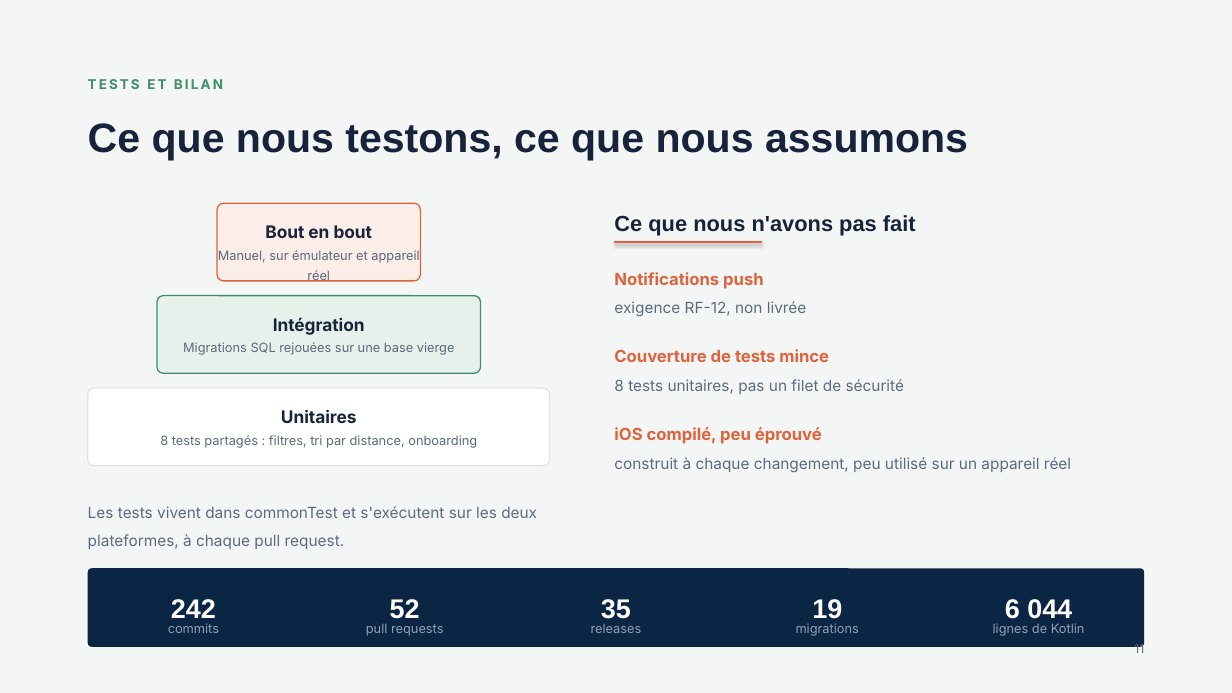
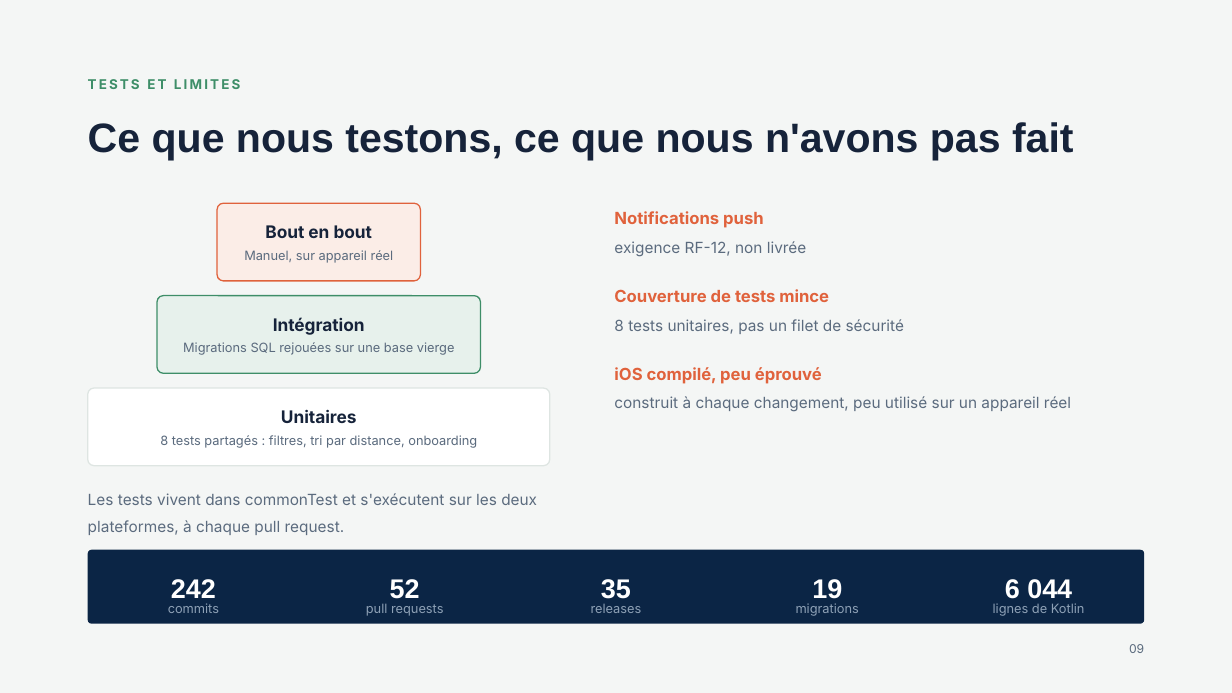
Before and after one commit to mircoprofico/FitMeet, a slide deck: slide 9 of docs/FitMeet-presentation.pptx (slide 11 before the commit). Drawn at 1232x693 pixels with LibreOffice and Linux fonts; fonts in the diff are those of the drawing. Boxes give left, top, right and bottom in pixels: in the first picture for what was removed or moved away, otherwise in the second. Text is boxed around its words. In the diff, an @@ line names an element or a change of style, - is before the commit and + after.

```diff
--- a/docs/FitMeet-presentation.pptx
+++ b/docs/FitMeet-presentation.pptx
@@ text at box(88, 79, 240, 89): text changed @@
-TESTS ET BILAN
+TESTS ET LIMITES
@@ text at box(88, 122, 1074, 160): text changed @@
-Ce que nous testons, ce que nous assumons
+Ce que nous testons, ce que nous n'avons pas fait
@@ text removed at box(614, 215, 916, 236) @@
-Ce que nous n'avons pas fait
@@ text at box(244, 250, 394, 263): text changed @@
-Manuel, sur émulateur et appareil réel
+Manuel, sur appareil réel
@@ line removed from (615, 242) to (762, 242) @@
@@ 6 texts: place and size @@
-6 texts at box(614, 272, 1071, 473)
+6 texts at box(614, 211, 1071, 412)
@@ text "Les tests vivent dans commonTest ...": place and size @@
-text "Les tests vivent dans commonTest ..." at box(88, 506, 537, 549)
+text "Les tests vivent dans commonTest ..." at box(88, 493, 537, 535)
@@ rounded rectangle: place and size @@
-rounded rectangle at box(88, 568, 1144, 647)
+rounded rectangle at box(88, 550, 1144, 624)
@@ 10 texts: place and size @@
-10 texts at box(168, 599, 1085, 636)
+10 texts at box(168, 579, 1085, 616)
@@ text at box(1129, 644, 1144, 653): text changed @@
-11
+09
```
Also in this commit, not shown: 6 other slides changed, 3 slides added, 4 slides removed, 1 other file.
